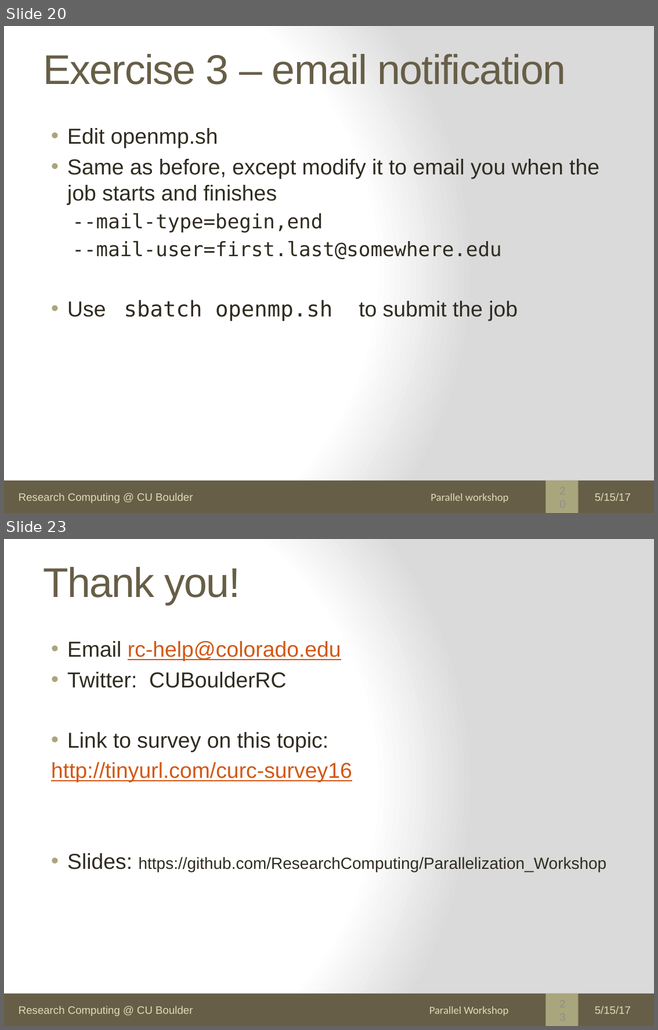
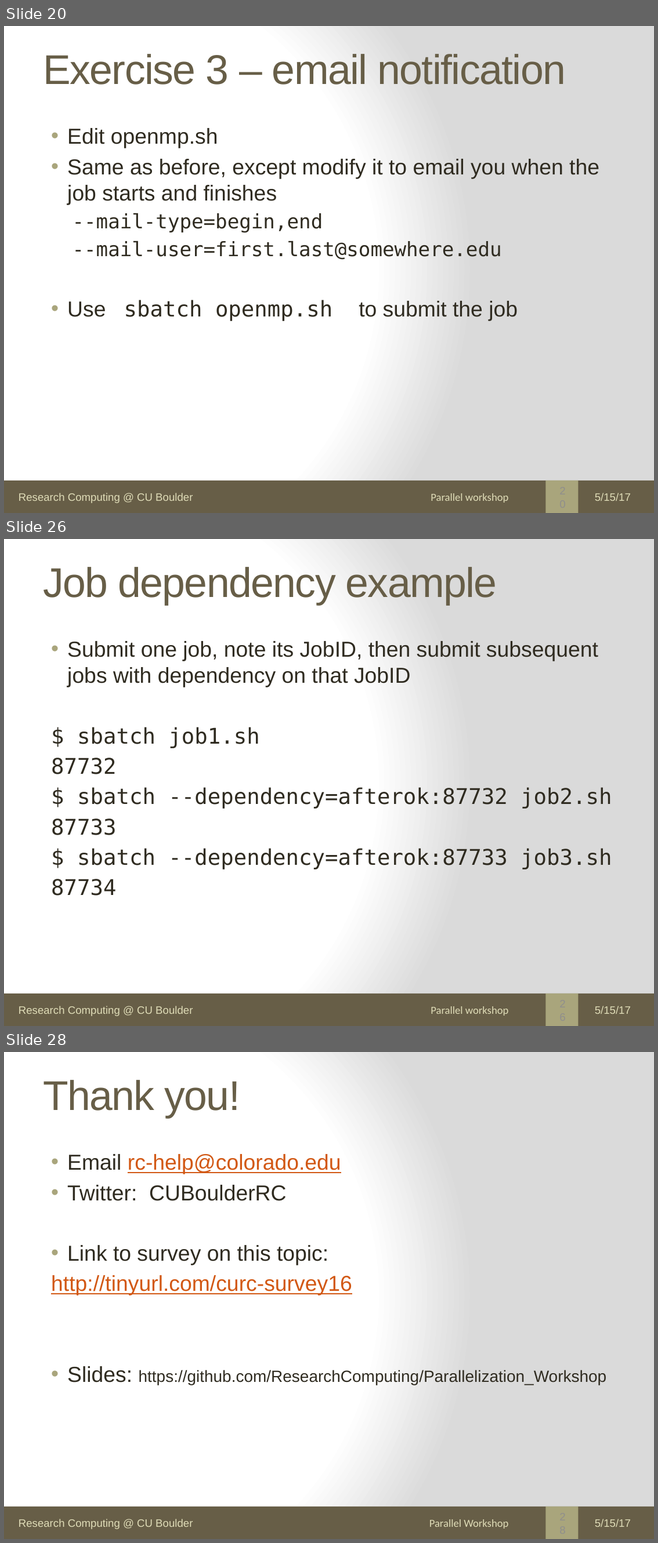
Before and after one commit to agamtomar/Parallelization_Workshop, a slide deck: Day1/Slurm-Parallel.pptx. Shown one above the other, each under a label of ours: slides 20 and 23 before the commit, slides 20, 26 and 28 after it; the slides between them are not shown. The pictures are 658x1030 and 658x1543 pixels, drawn with LibreOffice and Linux fonts; fonts in the diff are those of the drawing. Boxes give left, top, right and bottom in pixels: in the first picture for what was removed or moved away, otherwise in the second. Text is boxed around its words. In the diff, an @@ line names an element or a change of style, - is before the commit and + after.

```diff
--- a/Day1/Slurm-Parallel.pptx
+++ b/Day1/Slurm-Parallel.pptx
@@ slide 26 added at (4, 539, 654, 1026), background gradient #FFFFFF to #DADADA; not listed: 3 template elements that a slide beside it also shows @@
@@ title added at (43, 567, 497, 605), 46 pt, text #675E47 @@
+Job dependency example
@@ text added at (51, 641, 611, 896), 24 pt, text #2F2B20 @@
+• Submit one job, note its JobID, then submit subsequent jobs with dependency on that JobID
+$ sbatch job1.sh
+87732
+$ sbatch --dependency=afterok:87732 job2.sh
+87733
+$ sbatch --dependency=afterok:87733 job3.sh
+87734
@@ text added at (430, 1006, 508, 1016), 12 pt, text #DFDCB7 @@
+Parallel workshop
@@ page number added at (552, 1000, 572, 1020), 12 pt, text #8F8F8D @@
+26
@@ text added at (594, 1006, 630, 1014), 12 pt, text #DFDCB7 @@
+5/15/17
@@ what was slide 23 is now slide 28 @@
@@ page number at (552, 1513, 572, 1533): text changed @@
-23
+28
```
Also in this commit, not shown: 2 slides changed, 4 other slides added.
